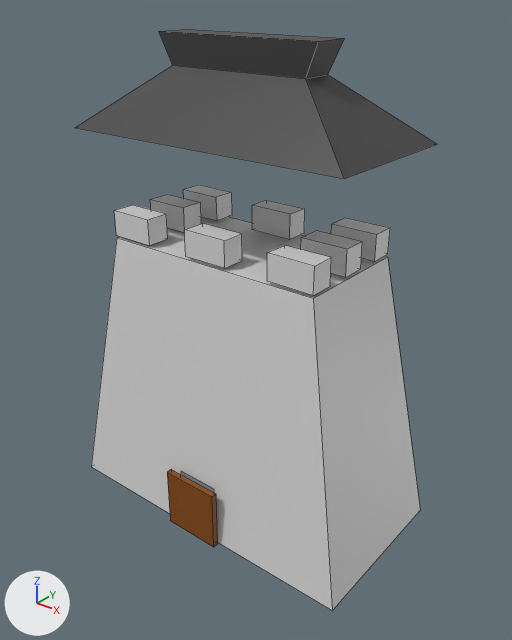
The OBJ model Demo/models/House03.obj as it was, and as the next commit left it.
The view is the same before and after, from a 50 mm camera at (2.11, -2.56, 2.7) aimed at (0.08, -0.03, 1.12). Lighting does not change. The marker at lower left points along +X, +Y and +Z. Mesh edges are drawn as thin lines. Where no turn or scale is listed for an object, it has been applied to the vertices. Vertices at the same position are counted once.

The first picture shows 'House03'.
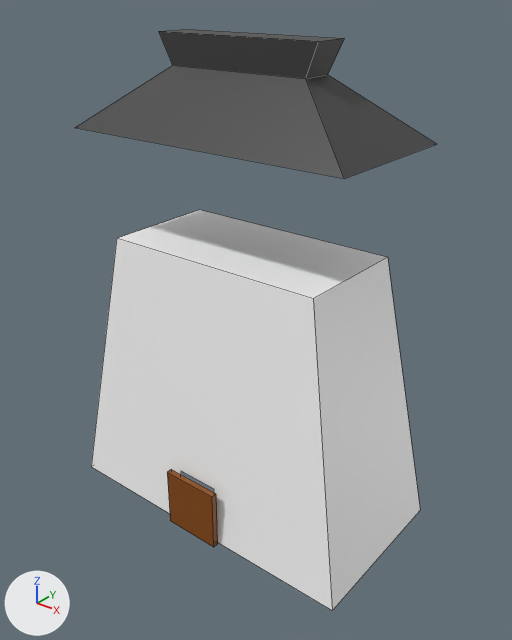
Location of each change, (x1, y1, x2, y2) in pixels of the pictures (512 x 640 px):
part 1 of me_house03, deleted: before (114, 185, 390, 296)
part 2 of me_house03, surface changed (grey to white): (91, 217, 420, 611) in both

What the commit changed:
me_house03 is used by ob_house03; location (0.0, 0.0, 0.0).
me_house03 had 100 vertices, 60 faces, 1 loose edge and spanned x -0.87..0.87, y -0.49..0.45, z 0.0..2.47.
me_house03 now has 36 vertices, 20 faces, 1 loose edge and spans x -0.87..0.87, y -0.49..0.45, z 0.0..2.47.
me_house03 part 1: 8 loose pieces with 64 vertices, spanning x -0.61..0.61, y -0.31..0.31, z 1.5..1.64, are deleted.
me_house03 part 2: 5 kept faces spanning x -0.87..0.87, y -0.45..0.45, z 0.0..1.49 get new texture (UV) coordinates.
